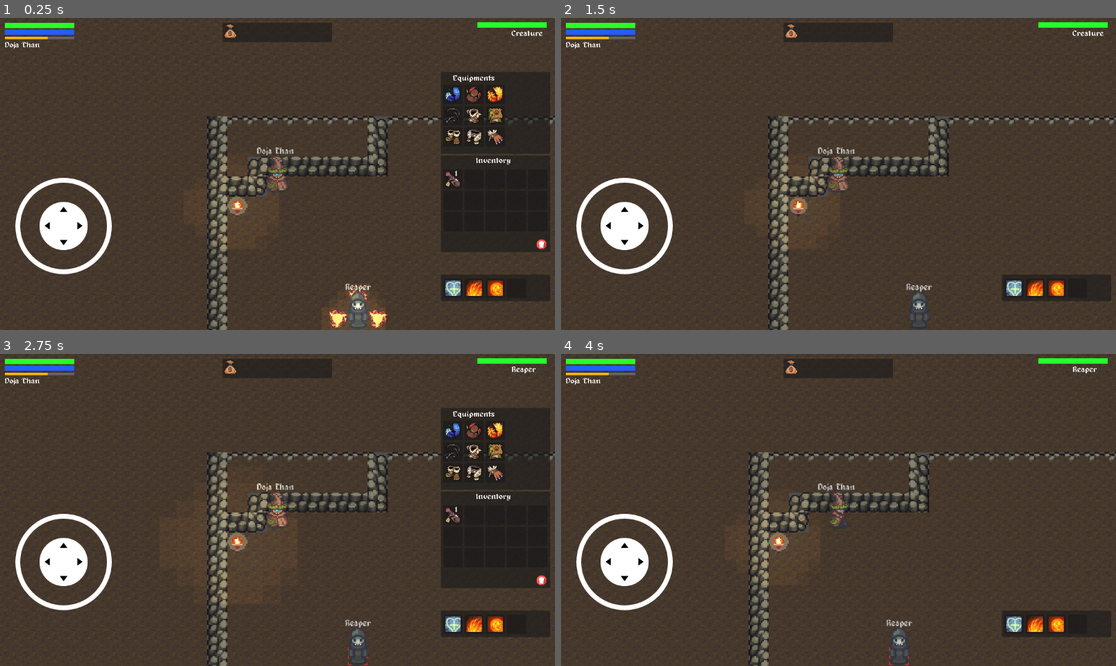
Above: before the commit, frames 1-4 (two rows, left to right).
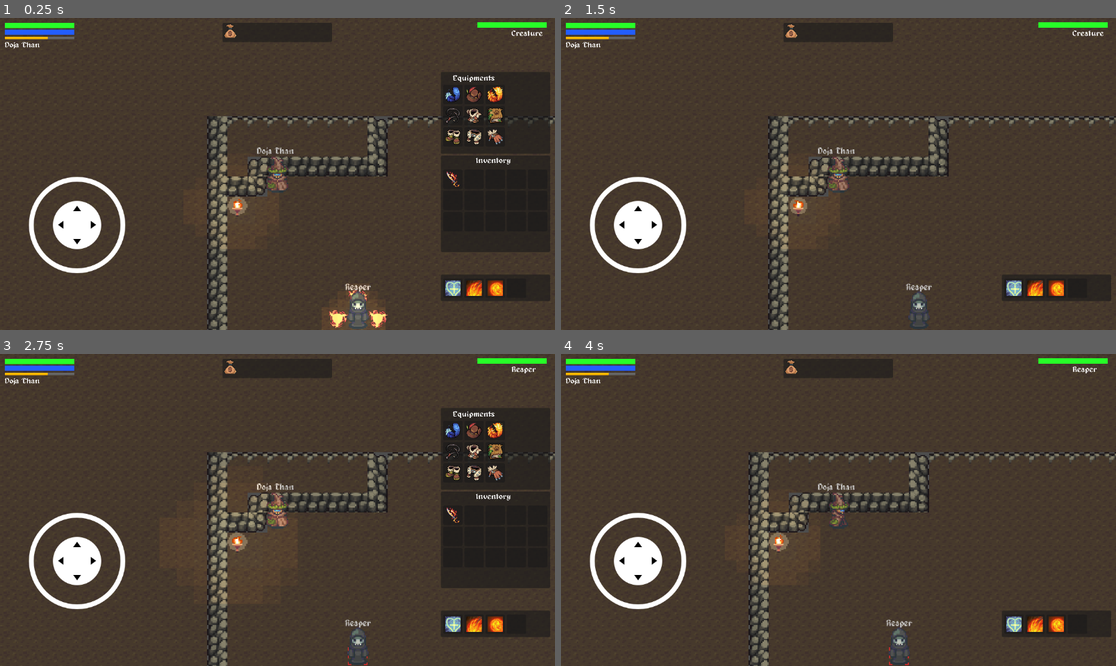
Above: after the commit, the same moments.

Repository: MechZombie/rpg-godot
Game: Godot game, scene res://Maps/Cave/cave.tscn
Same seed, same stepped clock (60 frames per second), same inputs: the game is played once before the commit and once after it. The project has no main scene, so this scene is started directly.
Inputs (mouse positions are in pixels of both pictures, inside the frame that each line leads up to):
- Up to frame 1 (0.25 s): no input
- Up to frame 2 (1.5 s): click (1016, 96) at 0.52 s; click (794, 33) at 1.25 s
- Up to frame 3 (2.75 s): tap Enter at 2 s; drag from (355, 647) to (333, 441) at 2.02 s
- Up to frame 4 (4 s): tap Space at 2.75 s; drag from (727, 525) to (916, 647) at 2.77 s; tap Enter at 3.5 s; move the mouse to (894, 441) at 3.52 s; hold Right (ui_right) from 3.53 s (still down); click (894, 441) at 3.67 s

The runs differ from the first frame. In frame 1, 2.6% of the frame differs, in the area x 2-99%, y 48-83%; in frame 2, 2.5%; in frame 3, 2.6%; in frame 4, 2.5%.

Commit message:
fix joystick navegation

Diff:
--- a/HUD/Inventory/inventory.gd
+++ b/HUD/Inventory/inventory.gd
@@ -14,6 +14,7 @@
 	for item in items:
 		var inventory_item = InventoryItem.instantiate()
 		inventory_item.texture = item.texture
+		inventory_item.item = item
 
 		if(item.count):
 			inventory_item.label_value = item.count
--- a/HUD/Inventory/inventory.tscn
+++ b/HUD/Inventory/inventory.tscn
@@ -1,9 +1,8 @@
-[gd_scene load_steps=6 format=3 uid="uid://bsv1rbchymmsv"]
+[gd_scene load_steps=5 format=3 uid="uid://bsv1rbchymmsv"]
 
 [ext_resource type="PackedScene" uid="uid://boivt54h80ar" path="res://HUD/InventoryItem/inventory_item.tscn" id="1_aiffj"]
 [ext_resource type="Script" path="res://HUD/Inventory/inventory.gd" id="1_jp6ru"]
 [ext_resource type="FontFile" uid="uid://du75ycf6ijvp2" path="res://Fonts/alagard.ttf" id="2_pwohq"]
-[ext_resource type="Texture2D" uid="uid://my1nyc6awngv" path="res://Icons/delete.png" id="4_yxkpc"]
 
 [sub_resource type="LabelSettings" id="LabelSettings_irn6u"]
 font = ExtResource("2_pwohq")
@@ -39,13 +38,3 @@
 offset_bottom = 20.0
 text = "Inventory"
 label_settings = SubResource("LabelSettings_irn6u")
-
-[node name="TextureButton" type="TextureButton" parent="."]
-layout_mode = 0
-offset_left = 198.0
-offset_top = 173.0
-offset_right = 220.0
-offset_bottom = 195.0
-texture_normal = ExtResource("4_yxkpc")
-ignore_texture_size = true
-stretch_mode = 0
--- a/HUD/InventoryItem/inventory_item.gd
+++ b/HUD/InventoryItem/inventory_item.gd
@@ -3,16 +3,24 @@
 @onready var texture_button: TextureButton = $TextureButton
 @onready var label: Label = $Label
 @onready var info: Panel = $Info
+@onready var delete_button: TextureButton = $Info/DeleteButton
+@onready var drop_item: TextureButton = $Info/DropItem
+
+
+
 
 var texture
 var label_value
+var item
 
 # Called when the node enters the scene tree for the first time.
 func _ready() -> void:
 	label.visible = false
 	info.visible = false
 
-	texture_button.connect("pressed",Callable(self, "on_handle_info"))
+	#texture_button.connect("pressed",Callable(self, "on_handle_info"))
+	delete_button.pressed.connect(on_delete)
+	#drop_item.pressed.connect(on_drop)
 
 
 	if texture:
@@ -22,10 +30,27 @@
 		label.text = str(label_value)
 		label.visible = true
 
+#func on_drop():
+	#var player = find_parent("Player")
+	#var cav = find_parent("Cave")
+	#player.inventory_items = player.inventory_items.filter(func (el):
+		#return el.id != item.id
+	#)
+	#
+	#var loot = DropBag.instantiate()
+	#loot.position = player.global_position
+	#loot.items.append(item)
+	#loot.player = player
+	#add_child(loot)
 
-# Called every frame. 'delta' is the elapsed time since the previous frame.
-func _process(delta: float) -> void:
-	pass
+
+
+func on_delete():
+	var player = find_parent("Player")
+	player.inventory_items = player.inventory_items.filter(func (el):
+		return el.id != item.id
+	)
+	queue_free()
 
 
 func on_handle_info():
--- a/HUD/InventoryItem/inventory_item.tscn
+++ b/HUD/InventoryItem/inventory_item.tscn
@@ -1,7 +1,9 @@
-[gd_scene load_steps=8 format=3 uid="uid://boivt54h80ar"]
+[gd_scene load_steps=10 format=3 uid="uid://boivt54h80ar"]
 
 [ext_resource type="Script" path="res://HUD/InventoryItem/inventory_item.gd" id="1_va6cw"]
 [ext_resource type="FontFile" uid="uid://du75ycf6ijvp2" path="res://Fonts/alagard.ttf" id="2_mec1v"]
+[ext_resource type="Texture2D" uid="uid://my1nyc6awngv" path="res://Icons/delete.png" id="3_gw4iy"]
+[ext_resource type="Texture2D" uid="uid://bc661fsciytat" path="res://Icons/select.png" id="4_86pje"]
 
 [sub_resource type="LabelSettings" id="LabelSettings_l3ora"]
 font = ExtResource("2_mec1v")
@@ -9,15 +11,15 @@
 
 [sub_resource type="LabelSettings" id="LabelSettings_r74su"]
 font = ExtResource("2_mec1v")
-font_size = 12
+font_size = 15
 
 [sub_resource type="LabelSettings" id="LabelSettings_dst7m"]
 font = ExtResource("2_mec1v")
-font_size = 8
+font_size = 10
 
 [sub_resource type="LabelSettings" id="LabelSettings_ohd3e"]
 font = ExtResource("2_mec1v")
-font_size = 9
+font_size = 13
 
 [sub_resource type="LabelSettings" id="LabelSettings_swc7f"]
 font = ExtResource("2_mec1v")
@@ -45,54 +47,73 @@
 label_settings = SubResource("LabelSettings_l3ora")
 
 [node name="Info" type="Panel" parent="."]
-visible = false
 layout_mode = 0
-offset_left = -91.0
-offset_top = -89.0
+offset_left = -152.0
+offset_top = -140.0
 offset_right = 19.0
 offset_bottom = 19.0
 
 [node name="Name" type="Label" parent="Info"]
 layout_mode = 0
-offset_left = 14.0
-offset_top = 9.0
-offset_right = 96.0
-offset_bottom = 21.0
-text = "Serpent Sword"
+offset_left = 50.0
+offset_top = 10.0
+offset_right = 132.0
+offset_bottom = 22.0
+text = "Fire Sword"
 label_settings = SubResource("LabelSettings_r74su")
 
 [node name="Level" type="Label" parent="Info"]
 layout_mode = 0
-offset_left = 41.0
-offset_top = 26.0
-offset_right = 66.0
-offset_bottom = 36.0
+offset_left = 49.0
+offset_top = 30.0
+offset_right = 74.0
+offset_bottom = 40.0
 text = "Lvl 10"
 label_settings = SubResource("LabelSettings_dst7m")
 
 [node name="Atk" type="Label" parent="Info"]
 layout_mode = 0
-offset_left = 32.0
-offset_top = 43.0
-offset_right = 75.0
-offset_bottom = 57.0
+offset_left = 50.0
+offset_top = 56.0
+offset_right = 93.0
+offset_bottom = 70.0
 text = "Atk 10 ~ 15"
 label_settings = SubResource("LabelSettings_ohd3e")
 
 [node name="Def" type="Label" parent="Info"]
 layout_mode = 0
-offset_left = 33.0
-offset_top = 61.0
-offset_right = 73.0
-offset_bottom = 75.0
+offset_left = 50.0
+offset_top = 76.0
+offset_right = 108.0
+offset_bottom = 90.0
 text = "Def 5 ~ 10"
 label_settings = SubResource("LabelSettings_ohd3e")
 
 [node name="Label" type="Label" parent="Info"]
 layout_mode = 0
-offset_left = 26.0
-offset_top = 85.0
-offset_right = 85.0
-offset_bottom = 108.0
+offset_left = 50.0
+offset_top = 124.0
+offset_right = 109.0
+offset_bottom = 138.0
 text = "[ Warrior ]"
 label_settings = SubResource("LabelSettings_swc7f")
+
+[node name="DeleteButton" type="TextureButton" parent="Info"]
+layout_mode = 0
+offset_left = 6.0
+offset_top = 10.0
+offset_right = 30.0
+offset_bottom = 32.0
+texture_normal = ExtResource("3_gw4iy")
+ignore_texture_size = true
+stretch_mode = 0
+
+[node name="DropItem" type="TextureButton" parent="Info"]
+layout_mode = 0
+offset_left = 3.0
+offset_top = 39.0
+offset_right = 28.0
+offset_bottom = 61.0
+texture_normal = ExtResource("4_86pje")
+ignore_texture_size = true
+stretch_mode = 0
--- a/HUD/hud.tscn
+++ b/HUD/hud.tscn
@@ -152,11 +152,7 @@
 
 [node name="Virtual Joystick" parent="MarginContainer/Joystick/Control" instance=ExtResource("6_cbw3p")]
 layout_mode = 1
-offset_left = 1.0
-offset_top = -266.0
-offset_right = 243.0
-offset_bottom = -46.0
-joystick_mode = 1
+pressed_color = Color(0.582703, 0.768828, 0.929546, 1)
 
 [node name="OptionsContainer" type="VBoxContainer" parent="MarginContainer"]
 layout_mode = 2
--- a/Monsters/Creature/creature.gd
+++ b/Monsters/Creature/creature.gd
@@ -63,23 +63,35 @@
 			"id": 1,
 			"name": "Poção vazia",
 			"texture": preload("res://Sprites/empty_vial.png"),
-			"count": 1,
+			"count": [0,0,0,1],
 		},
 		{
 			"id": 2,
 			"name": "Gema verde",
 			"texture": preload("res://Sprites/green_gem.png"),
-			"count": 2,
+			"count": [0,1],
 		},
 		{
 			"id": 3,
 			"name": "Flexa de madeira",
 			"texture": preload("res://Sprites/arrows_group.png"),
-			"count": 10,
+			"count": [0,7],
 		},
 	]
 
-
+func on_drop_loot():
+	var loot = DropBag.instantiate()
+	loot.position = global_position
+
+	for drop in drops:
+		var is_drop = randi_range(drop.count[0], drop.count[1])
+		if is_drop > 0:
+			drop.count = is_drop
+			loot.items.append(drop)
+
+
+	loot.player = player
+	get_parent().add_child(loot)
 
 func _ready() -> void:
 	target.visible = false
@@ -214,13 +226,7 @@
 	player.clear_target()
 	queue_free()
 
-func on_drop_loot():
-	var loot = DropBag.instantiate()
-	loot.position = global_position
-
-	loot.items = drops
-	loot.player = player
-	get_parent().add_child(loot)
+
 
 func on_show_hit(damage, color: Color):
 	dmg_label = FloatingText.instantiate()
--- a/Player/hud.gd
+++ b/Player/hud.gd
@@ -101,6 +101,9 @@
 	inventory = InventoryScene.instantiate()
 	inventory.items = inventory_items
 	inventory_container.add_child(inventory)
+	inventory.visible = true
+	equipments.visible = true
+
 
 func on_prepare_equipments():
 	equipments = EquipmentsScene.instantiate()
--- a/Player/player.gd
+++ b/Player/player.gd
@@ -21,7 +21,6 @@
 @onready var enemy_life_bar: Control = $MarginContainer/EnemyContainer/LifeBar
 
 var HUD: CanvasLayer
-
 
 
 var info := {
@@ -50,20 +49,12 @@
 var inventory_items = [
 		{
 			"id": 1,
-			"name": "Poção vazia",
-			"locked_time": 5.0,
-			"texture": preload("res://Sprites/empty_vial.png"),
-			"count": 1,
+			"name": "Fire Sword",
+			"locked_time": 0.0,
+			"texture": preload("res://Sprites/fire_sword.png"),
+			"count": null,
 			"cb": null
 		},
-		#{
-			#"id": 2,
-			#"name": "Gema verde",
-			#"locked_time": 5.0,
-			#"texture": preload("res://Sprites/green_gem.png"),
-			#"count": 2,
-			#"cb": null
-		#}
 	]
 
 func _ready():
@@ -93,9 +84,6 @@
 	if inventory_items.size() == 15:
 		print("Inventory full")
 		return
-
-	print("previous", inventory_items)
-	print("new", items)
 
 
 	for item in items:
@@ -118,16 +106,20 @@
 
 func _physics_process(delta):
 	var input_vector = Vector2.ZERO
-	if Input.is_action_pressed("ui_right"):
-		input_vector.x += 1
-	if Input.is_action_pressed("ui_left"):
-		input_vector.x -= 1
-	if Input.is_action_pressed("ui_down"):
-		input_vector.y += 1
-	if Input.is_action_pressed("ui_up"):
-		input_vector.y -= 1
-
-	input_vector = input_vector.normalized()
+	#if Input.is_action_pressed("ui_right"):
+		#input_vector.x += 1
+	#if Input.is_action_pressed("ui_left"):
+		#input_vector.x -= 1
+	#if Input.is_action_pressed("ui_down"):
+		#input_vector.y += 1
+	#if Input.is_action_pressed("ui_up"):
+		#input_vector.y -= 1
+		#
+	#input_vector = input_vector.normalized()
+
+	input_vector = Vector2.ZERO
+	input_vector = Input.get_vector("ui_left","ui_right","ui_up","ui_down")
+	#position += input_vector * speed * delta
 
 	if input_vector != Vector2.ZERO:
 		# movimentação direta sem colisão grudenta
Binary file added: Sprites/fire_sword.png
Not shown, changed: addons/virtual_joystick/test/test.tscn
Not shown, added: LICENSE
